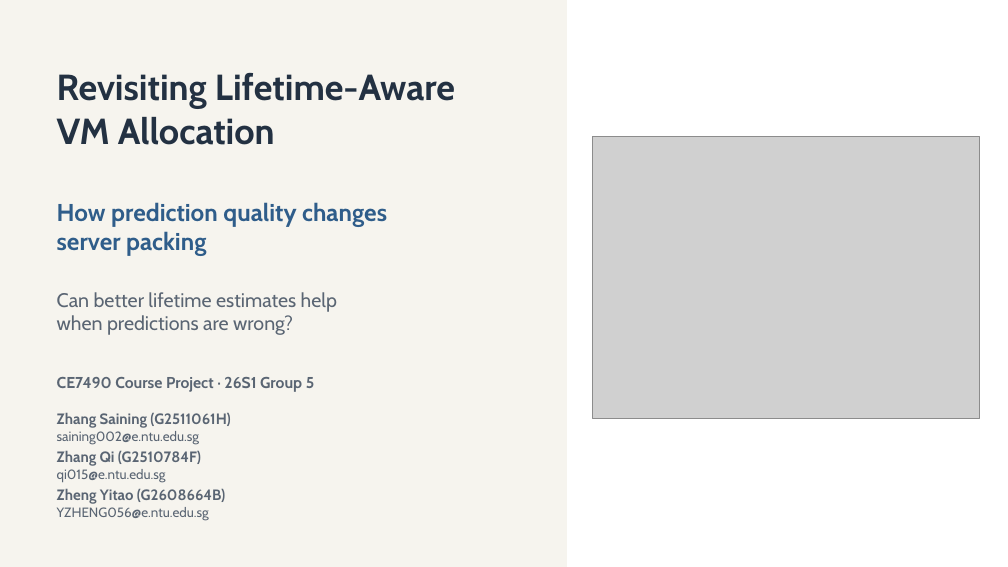
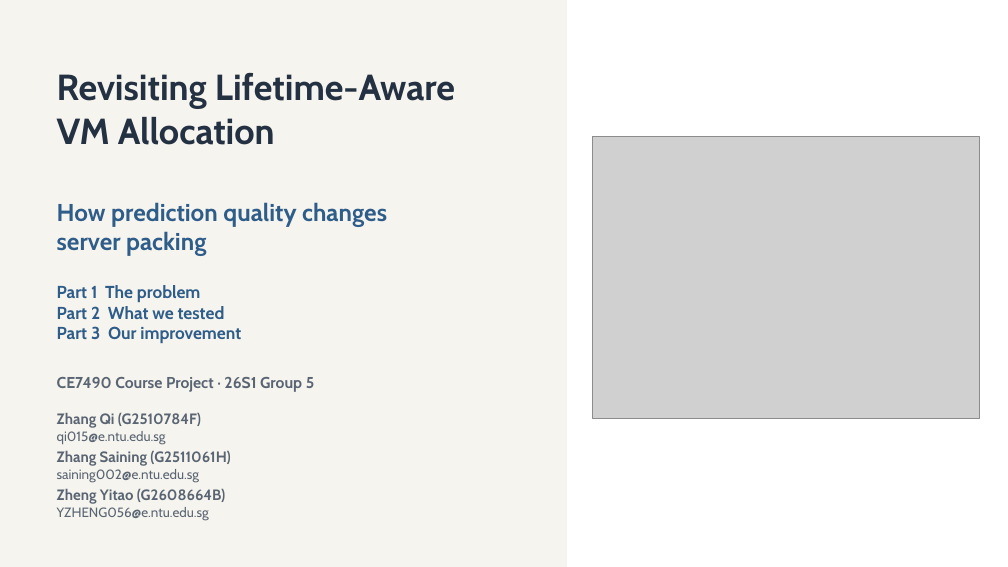
Before and after one commit to xxxmian/CE7490-P2_Revisiting_LAVA, a slide deck: slide 1 of Revisiting_Lifetime_Aware_VM_Allocation_Presentation_v4.pptx. Drawn at 1008x567 pixels with LibreOffice and Linux fonts; fonts in the diff are those of the drawing; grey boxes stand for pictures. Boxes give left, top, right and bottom in pixels: in the first picture for what was removed or moved away, otherwise in the second. Text is boxed around its words. In the diff, an @@ line names an element or a change of style, - is before the commit and + after.

```diff
--- a/Revisiting_Lifetime_Aware_VM_Allocation_Presentation_v4.pptx
+++ b/Revisiting_Lifetime_Aware_VM_Allocation_Presentation_v4.pptx
@@ text at <box>57,285,241,343</box>: text changed; size 18.8 to 16.5 pt; text colour #5A6573 to #2F5D8A; bold on @@
-Can better lifetime estimates help
-when predictions are wrong?
+Part 1 The problem
+Part 2 What we tested
+Part 3 Our improvement
@@ text "Zhang Qi (G2510784F)": place and size @@
-text "Zhang Qi (G2510784F)" at <box>57,451,201,466</box>
+text "Zhang Qi (G2510784F)" at <box>57,413,201,428</box>
@@ text at <box>57,431,166,445</box>: text changed @@
-saining002@e.ntu.edu.sg
+qi015@e.ntu.edu.sg
@@ text "Zhang Saining (G2511061H)": place and size @@
-text "Zhang Saining (G2511061H)" at <box>57,413,230,428</box>
+text "Zhang Saining (G2511061H)" at <box>57,451,230,466</box>
@@ text at <box>57,469,199,483</box>: text changed @@
-qi015@e.ntu.edu.sg
+saining002@e.ntu.edu.sg
```
Also in this commit, not shown: 12 other slides changed, 2 slides added, 2 slides removed, 6 other files.
